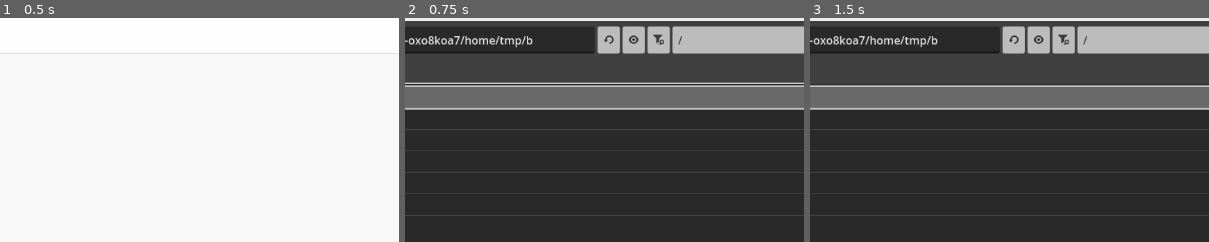
Above: before the commit, frames 1-3 (left to right).
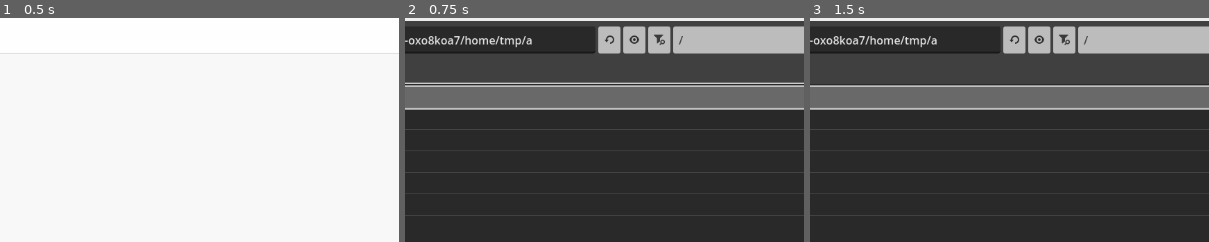
Above: after the commit, the same moments.

Repository: namelessvoid/WildLifeSpot
Game: Godot game, scene res://ui/main_scene.tscn
Two runs of this game, one before a commit and one after it. Both use one fixed random seed, a clock stepped at 60 frames per second and the inputs below. The engine's default icon, where the game draws it, is replaced by a stand-in: a white triangle on a blue panel in a dark square.
Inputs (mouse positions are % of the whole screen's width and height, from its top left):
- Up to frame 1 (0.5 s): no input
- Up to frame 2 (0.75 s): click "Add spots" at 0.5 s
- Up to frame 3 (1.5 s): click (33, 83) at 1.27 s; type "12" at 1.35 s
The pictures show only the part of the screen within x 26-76%, y 5-55%; the shares and areas given below are measured in that part.

Frame 1 is identical in both runs. In frame 2, 0.4% of the frame differs, in the area x 30-70%, y 3-17%; in frame 3, 0.4%.

Commit message:
feat: Add godot-sqlite

Diff:
--- a/project.godot
+++ b/project.godot
@@ -18,7 +18,7 @@
 
 [editor_plugins]
 
-enabled=PackedStringArray("res://addons/easy_charts/plugin.cfg")
+enabled=PackedStringArray("res://addons/easy_charts/plugin.cfg", "res://addons/godot-sqlite/plugin.cfg")
 
 [gui]
 
Not shown, added: addons/godot-sqlite/gdsqlite.gdextension.uid
Not shown, added: addons/godot-sqlite/godot-sqlite.gd
Not shown, added: addons/godot-sqlite/godot-sqlite.gd.uid
Not shown, added: addons/godot-sqlite/plugin.cfg
Not shown, changed: .gitattributes
Not shown, added: addons/godot-sqlite/LICENSE.md
Not shown, added: addons/godot-sqlite/bin/libgdsqlite.android.template_debug.arm64.so
Not shown, added: addons/godot-sqlite/bin/libgdsqlite.android.template_debug.x86_64.so
Not shown, added: addons/godot-sqlite/bin/libgdsqlite.android.template_release.arm64.so
Not shown, added: addons/godot-sqlite/bin/libgdsqlite.android.template_release.x86_64.so
Not shown, added: addons/godot-sqlite/bin/libgdsqlite.ios.template_debug.arm64.dylib
Not shown, added: addons/godot-sqlite/bin/libgdsqlite.ios.template_debug.xcframework/Info.plist
(and 25 more such lines)
